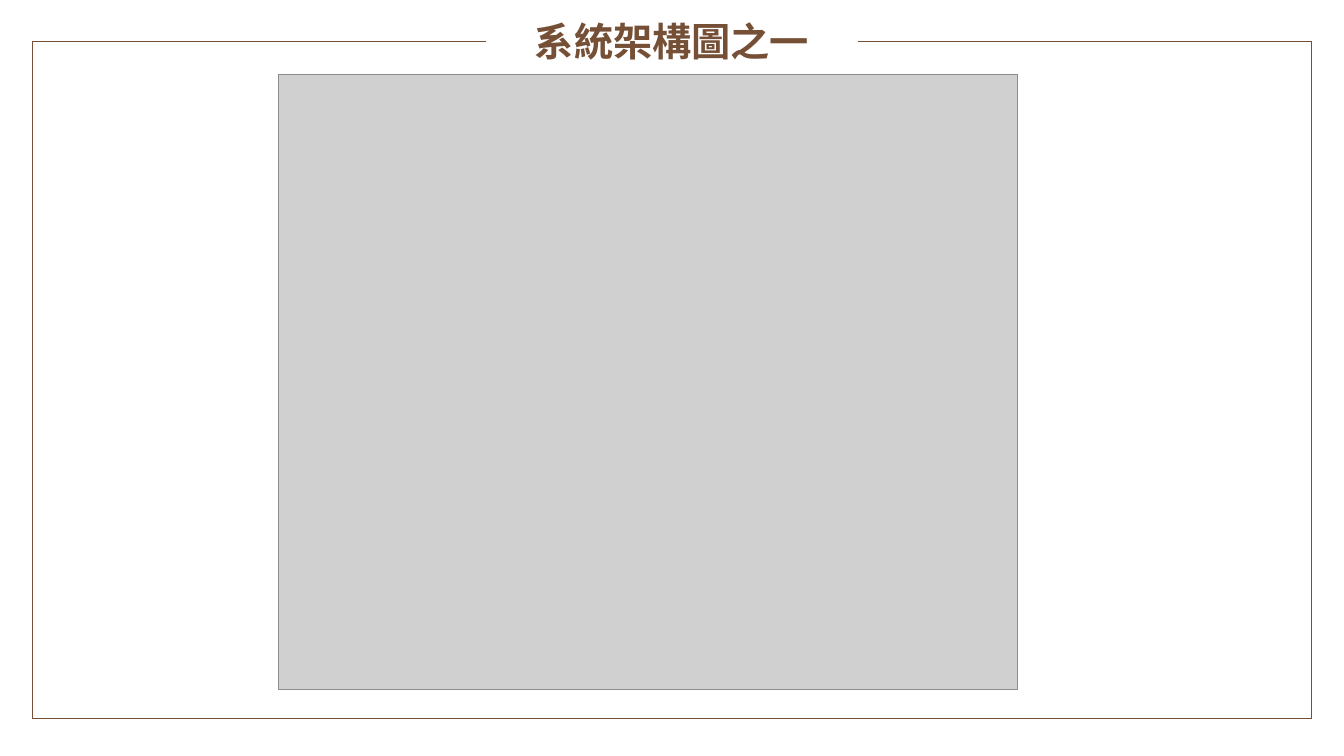
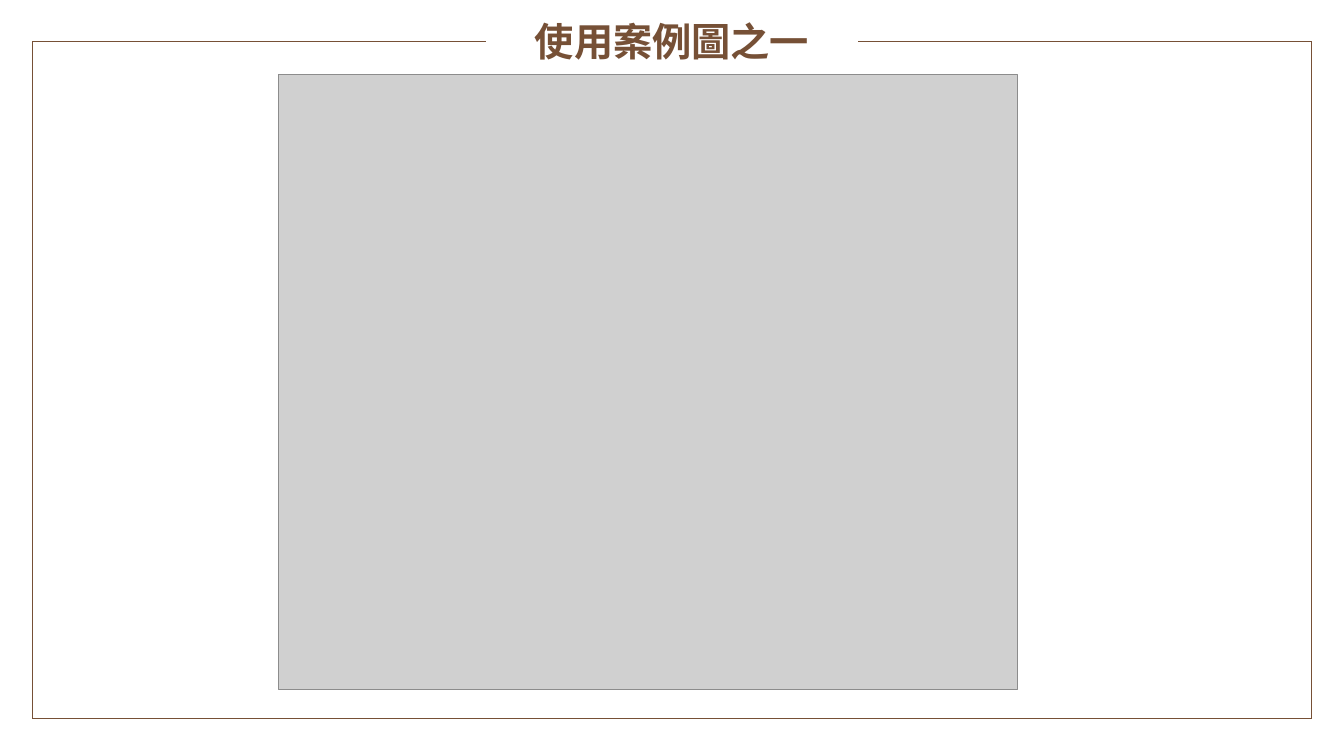
Before and after one commit to 02543420/107_SE_Team-12, a slide deck: slide 14 of 107_SE_Team12_AR RPG結合區域行銷.pptx (slide 11 before the commit). Drawn at 1344x756 pixels with LibreOffice and Linux fonts; fonts in the diff are those of the drawing; grey boxes stand for pictures; background and template pictures are left out. Boxes give left, top, right and bottom in pixels: in the first picture for what was removed or moved away, otherwise in the second. Text is boxed around its words. In the diff, an @@ line names an element or a change of style, - is before the commit and + after.

```diff
--- a/107_SE_Team12_AR RPG結合區域行銷.pptx
+++ b/107_SE_Team12_AR RPG結合區域行銷.pptx
@@ text at (535, 22, 809, 60): text changed @@
-系統架構圖之一
+使用案例圖之一
```
Also in this commit, not shown: 3 other slides changed, 1 other file.
